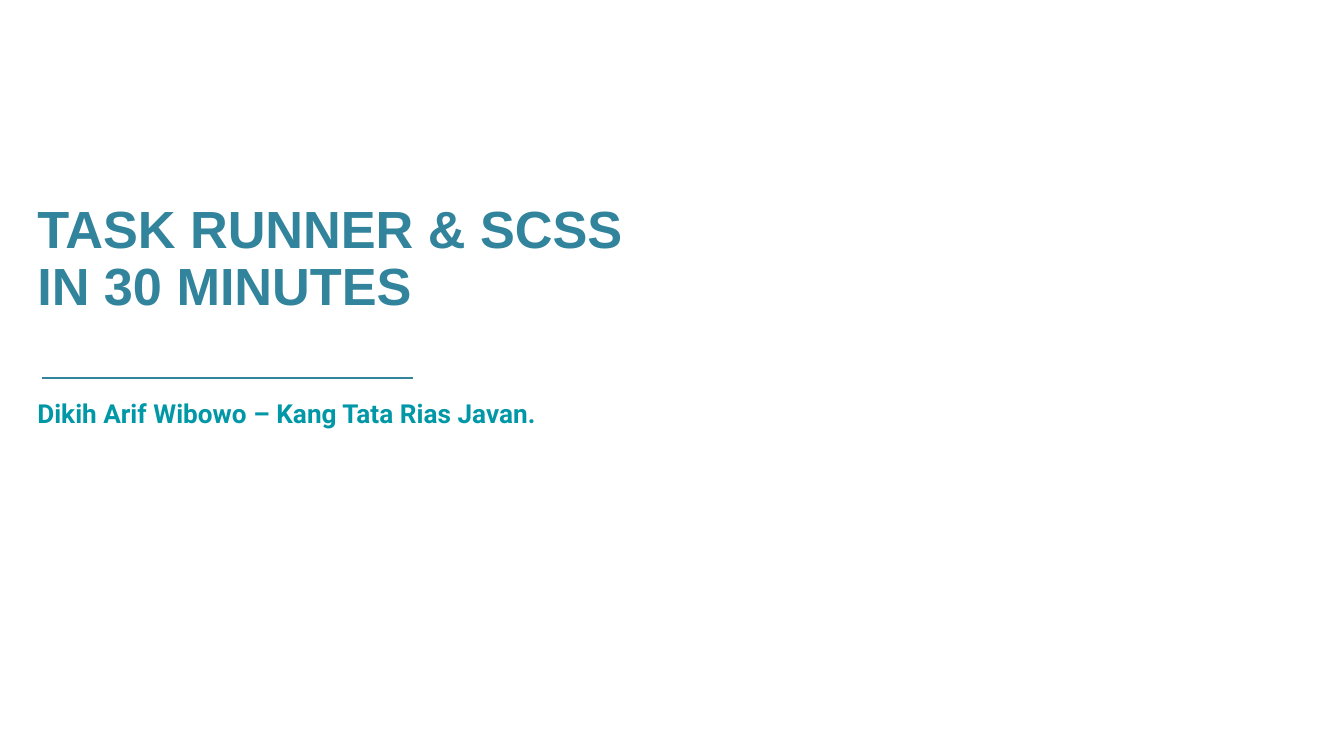
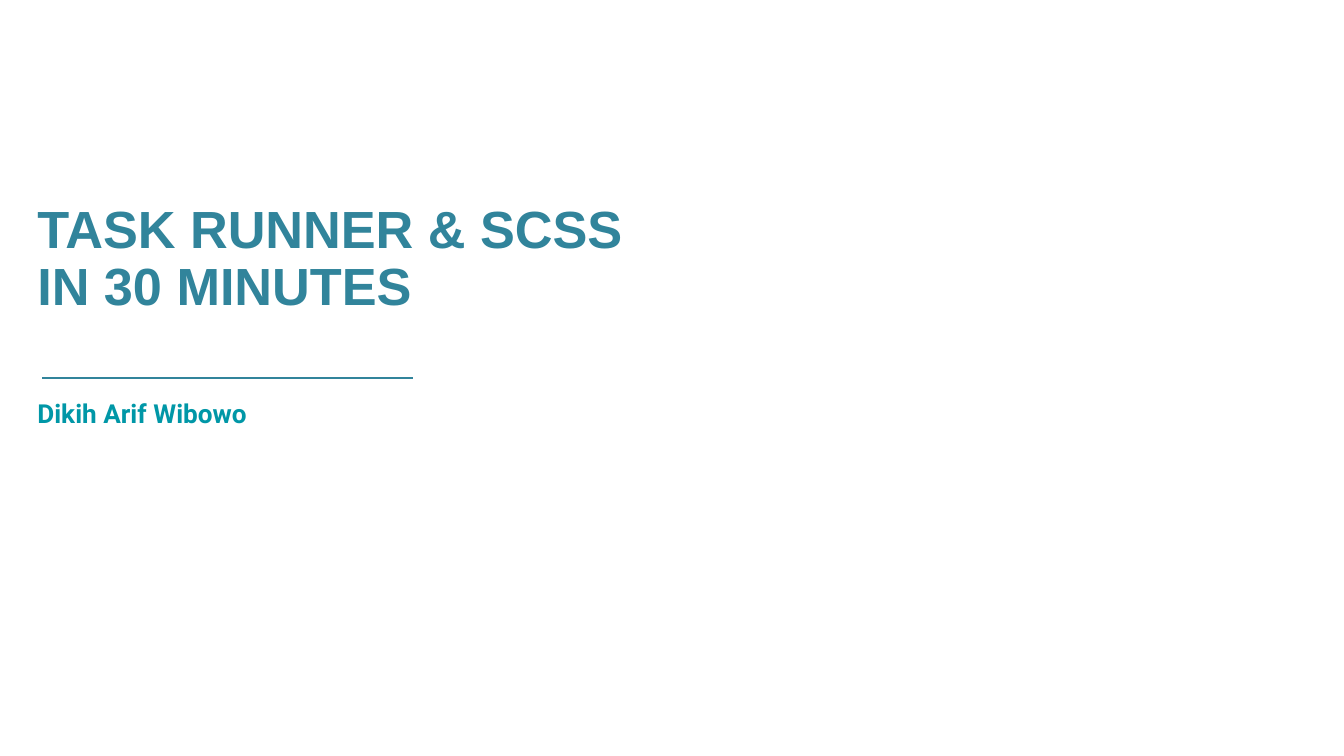
Before and after one commit to dikiharifwibowo/task-runner, a slide deck: slide 1 of Task runner & SCSS.pptx. Drawn at 1344x756 pixels with LibreOffice and Linux fonts; fonts in the diff are those of the drawing; background and template pictures are left out. Boxes give left, top, right and bottom in pixels: in the first picture for what was removed or moved away, otherwise in the second. Text is boxed around its words. In the diff, an @@ line names an element or a change of style, - is before the commit and + after.

Commit message:
update ppt

```diff
--- a/Task runner & SCSS.pptx
+++ b/Task runner & SCSS.pptx
@@ text at (37,403,246,424): text changed @@
-Dikih Arif Wibowo – Kang Tata Rias Javan.
+Dikih Arif Wibowo
```
